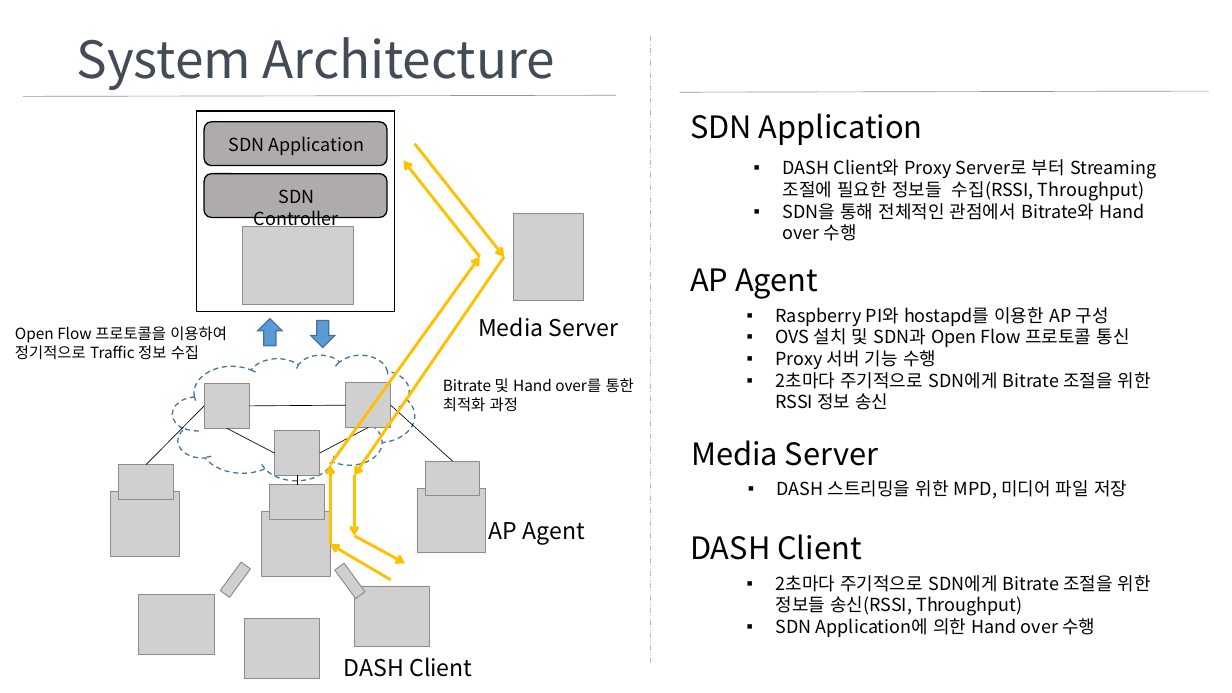
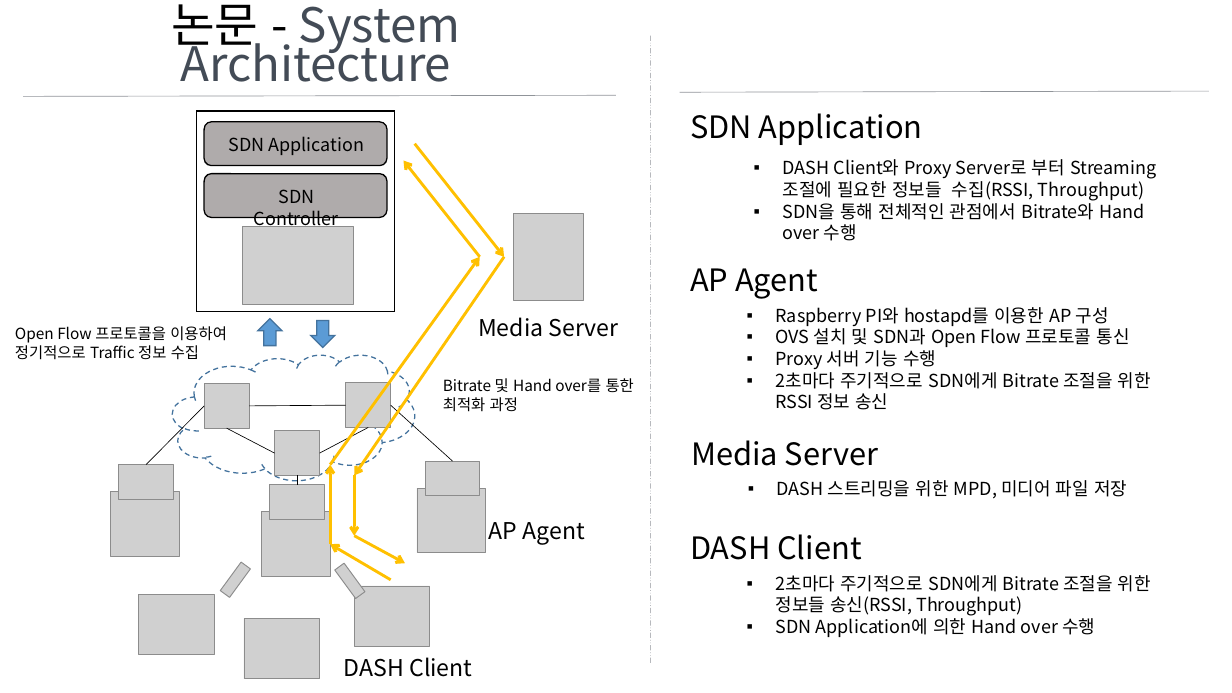
Before and after one commit to jaejunha/Paper, a slide deck: slide 3 of Daily(written_in_Korean)/for_samsung.pptx. Drawn at 1232x693 pixels with LibreOffice and Linux fonts; fonts in the diff are those of the drawing; grey boxes stand for pictures; background and template pictures are left out. Boxes give left, top, right and bottom in pixels: in the first picture for what was removed or moved away, otherwise in the second. Text is boxed around its words. In the diff, an @@ line names an element or a change of style, - is before the commit and + after.

```diff
--- a/Daily(written_in_Korean)/for_samsung.pptx
+++ b/Daily(written_in_Korean)/for_samsung.pptx
@@ text at <box>171,4,461,82</box>: text changed; size 40 to 37 pt @@
-System Architecture
+논문 - System Architecture
```
Also in this commit, not shown: 2 other slides changed, 1 slide added, 2 slides removed.
